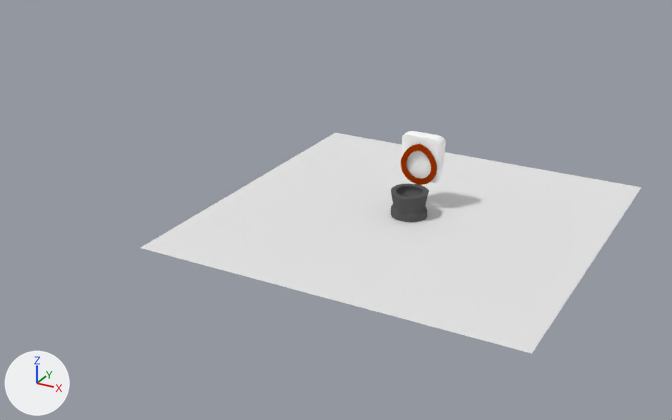
Before and after pictures for a commit that changed the Blender file Prototypes/Klo/klo.blend.
Both versions are drawn from a 50 mm lens placed at (18.4, -41.5, 20.1), pointed at (-6.4, 3.7, -2.5). Every picture has the same lights, and +X, +Y and +Z are marked at lower left.
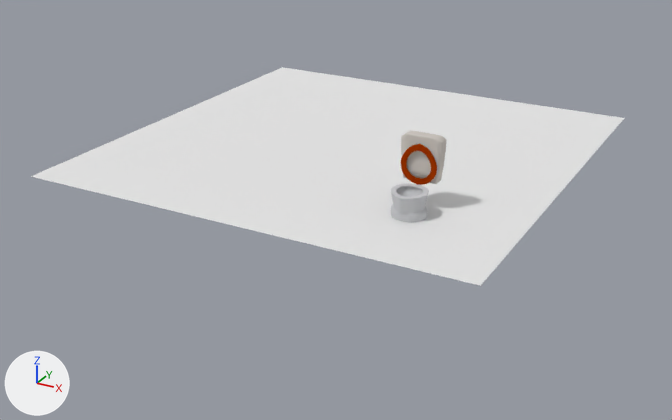
Changed parts and their boxes [x1, y1, x2, y2] in the pictures (672 x 420 px):
'Plane', moved, rescaled (19% wider)
    before: [141, 133, 641, 353]
    after: [31, 67, 624, 286]
'Circle.001', reshaped, modifiers changed
    before: [402, 131, 446, 183]
    after: [401, 131, 447, 184]
'Circle', recoloured
    both: [391, 184, 429, 222]
part 1 of me_circle_003, added
    after: [420, 133, 447, 184]
part 2 of me_circle_003, recoloured (white to grey)
    before: [402, 131, 446, 183]
    after: [401, 131, 425, 178]

The change in detail:
Material 'Material.001' (mat_material_001) changes colour from dark grey #5c5c5c to light grey #c7c8cb; in linear values from (0.107, 0.107, 0.107) to (0.572, 0.579, 0.598).
Material 'Ceramic' (mat_ceramic) is new.
Its base color is (0.612, 0.573, 0.531) (light grey #cdc7c1).
me_circle_003 is used by ob_circle_001; location (0.0, 0.13, 0.0).
me_circle_003 had 141 vertices, 128 faces and spanned x -1.17..0.01, y 1.08..1.84, z 1.48..4.03.
me_circle_003 now has 278 vertices, 256 faces and spans x -1.17..1.17, y 1.08..1.84, z 1.48..4.03.
Part 1, on me_circle_003:
121 vertices are added at x -0.01..1.17, y 1.08..1.84, z 1.48..4.03.
11 new vertices lie (0.0, 0.17, 0.0) away from vertices in x 0.0..1.17, y 1.26..1.62, z 1.48..4.02.
5 new vertices lie (0.0, 0.17, 0.0) away from vertices in x 0.22..1.17, y 1.43..1.46, z 1.49..4.02.
128 new faces join them.
me_circle_003 part 2: 128 faces spanning x -1.17..0.01, y 1.08..1.84, z 1.48..4.03 switch from mat_material (white #ffffff) to mat_ceramic (light grey #cdc7c1).
Object 'Plane' (ob_plane) moves from (0.0, 0.0, -0.03) to (-7.82, 8.39, -0.03).
Object 'Plane' (ob_plane) is rescaled from (9.95, 9.95, 9.95) to (14.0, 14.0, 14.0).
Object 'Circle.002' (ob_circle_002) loses its MIRROR modifier named 'Mirror'.
Modifier setting removed (it was merge_threshold = 0.0051).
Object 'Circle.001' (ob_circle_001) loses its MIRROR modifier named 'Mirror'.
Modifier setting removed (it was merge_threshold = 0.0051).
Object 'Circle.001' (ob_circle_001) loses its SUBSURF modifier named 'Subsurf'.
Modifier setting removed (it was levels = 0).
